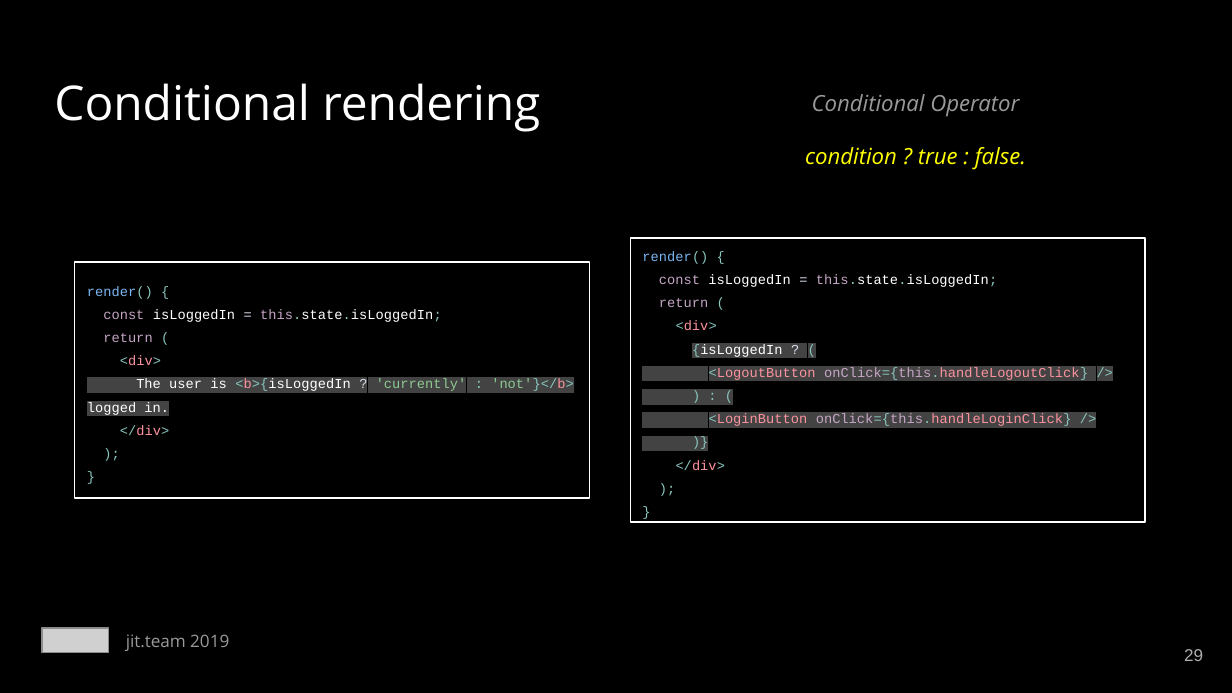
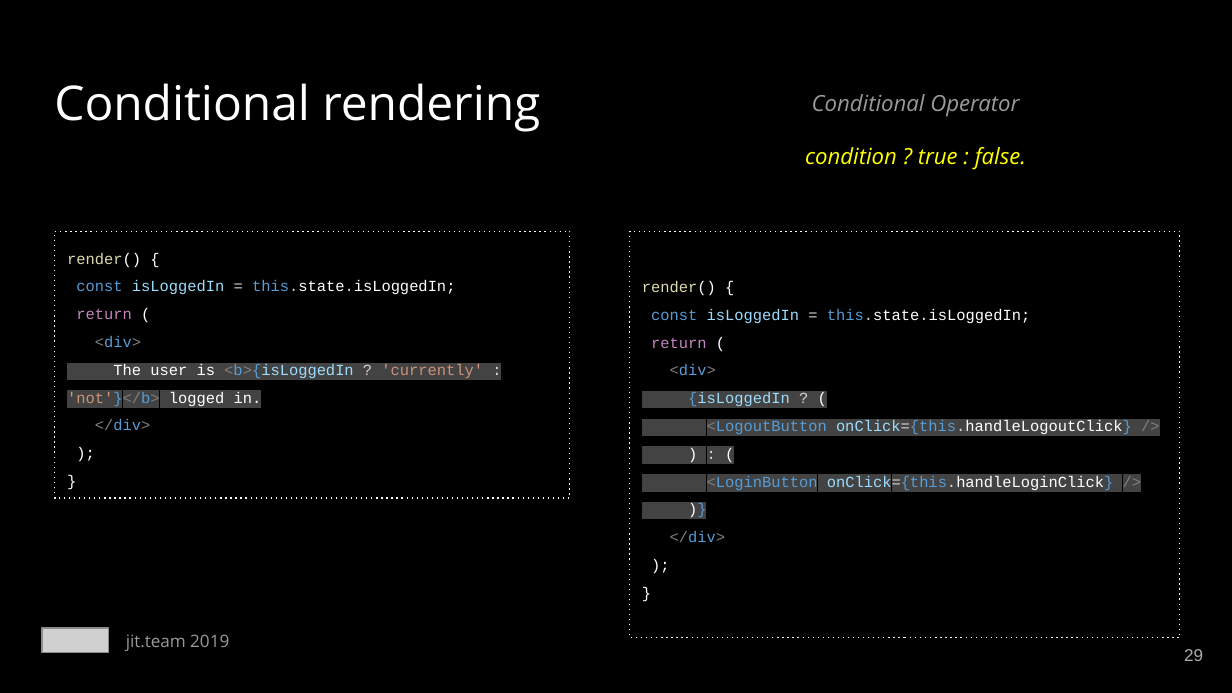
Before and after one commit to mackankowski/frontend-bootcamp, a slide deck: slide 29 of slides/react/React.js - training.pptx. Drawn at 1232x693 pixels with LibreOffice and Linux fonts; fonts in the diff are those of the drawing; grey boxes stand for pictures. Boxes give left, top, right and bottom in pixels: in the first picture for what was removed or moved away, otherwise in the second. Text is boxed around its words. In the diff, an @@ line names an element or a change of style, - is before the commit and + after.

```diff
--- a/slides/react/React.js - training.pptx
+++ b/slides/react/React.js - training.pptx
@@ rectangle "render() {" resized from (x1=75, y1=262, x2=590, y2=498) to (x1=55, y1=232, x2=570, y2=499) @@
@@ rectangle "render() {" at (x1=55, y1=232, x2=570, y2=499): outline #FFFFFF 0.75 pt to #FFFFFF 0.75 pt dashed @@
@@ rectangle "render() {" at (x1=630, y1=232, x2=1180, y2=638): outline #FFFFFF 0.75 pt to #FFFFFF 0.75 pt dashed @@
@@ rectangle "render() {" resized from (x1=631, y1=238, x2=1146, y2=521) to (x1=630, y1=232, x2=1180, y2=638) @@
@@ text in rectangle at (x1=67, y1=252, x2=483, y2=430): text changed; size 8 to 9 pt @@
-render() {
-const isLoggedIn = this.state.isLoggedIn;
-return (
-<div>
-The user is <b>{isLoggedIn ? 'currently' : 'not'}</b> logged in.
-</div>
-);
-}
+render() {
+const isLoggedIn = this.state.isLoggedIn;
+return (
+<div>
+The user is <b>{isLoggedIn ? 'currently' : 'not'}</b> logged in.
+</div>
+);
+}
@@ text in rectangle at (x1=642, y1=281, x2=1132, y2=542): text changed; size 8 to 9 pt; text colour #FC929E to #FFFFFF @@
-render() {
-const isLoggedIn = this.state.isLoggedIn;
-return (
-<div>
-{isLoggedIn ? (
-<LogoutButton onClick={this.handleLogoutClick} />
-) : (
-<LoginButton onClick={this.handleLoginClick} />
-)}
-</div>
-);
-}
+render() {
+const isLoggedIn = this.state.isLoggedIn;
+return (
+<div>
+{isLoggedIn ? (
+<LogoutButton onClick={this.handleLogoutClick} />
+) : (
+<LoginButton onClick={this.handleLoginClick} />
+)}
+</div>
+);
+}
```
Also in this commit, not shown: 22 other slides changed, 1 other file.
